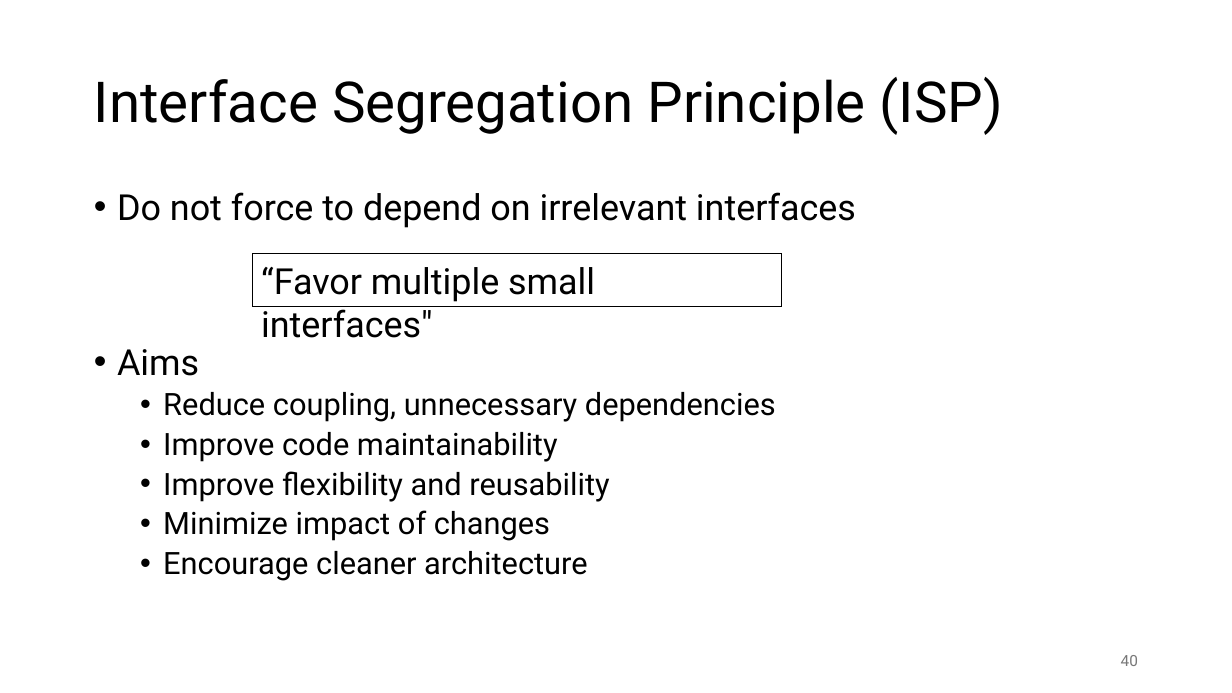
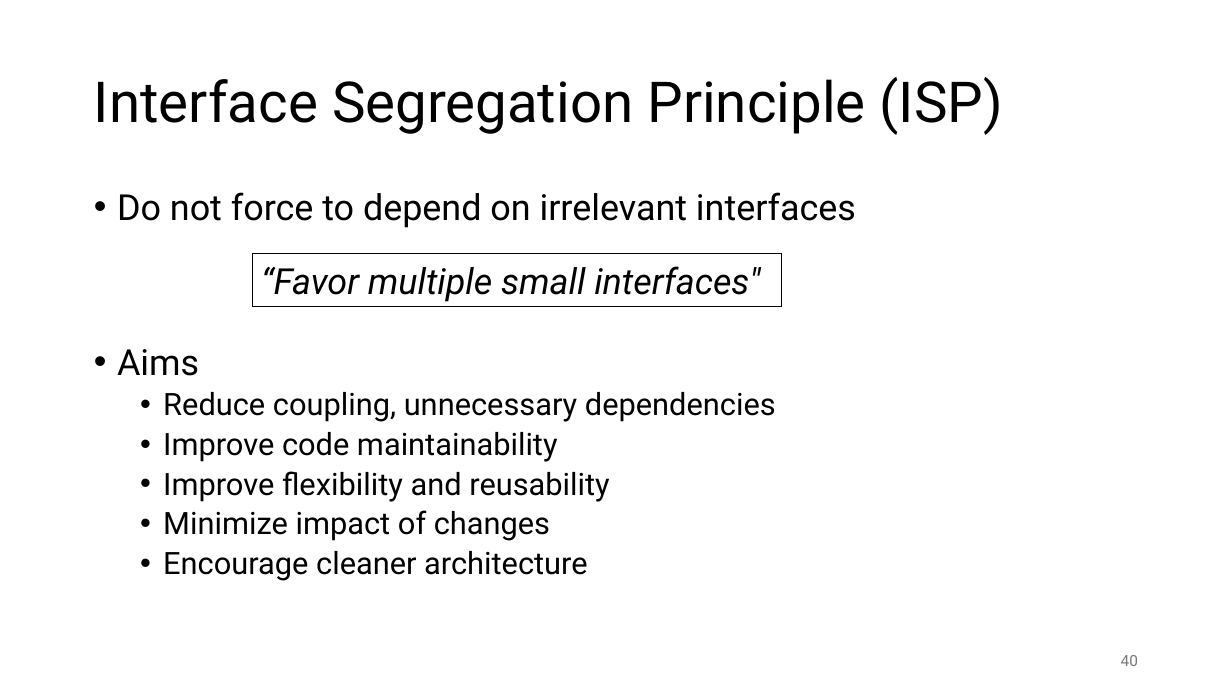
Before and after one commit to gjbex/C-plus-plus-software-engineering, a slide deck: slide 40 of cpp_software_engineering.pptx. Drawn at 1232x693 pixels with LibreOffice and Linux fonts; fonts in the diff are those of the drawing. Boxes give left, top, right and bottom in pixels: in the first picture for what was removed or moved away, otherwise in the second. Text is boxed around its words. In the diff, an @@ line names an element or a change of style, - is before the commit and + after.

```diff
--- a/cpp_software_engineering.pptx
+++ b/cpp_software_engineering.pptx
@@ rectangle "“Favor multiple small interfaces"" at <box>252,253,782,306</box>: italic on @@
```
Also in this commit, not shown: 3 other slides changed, 1 slide added.
